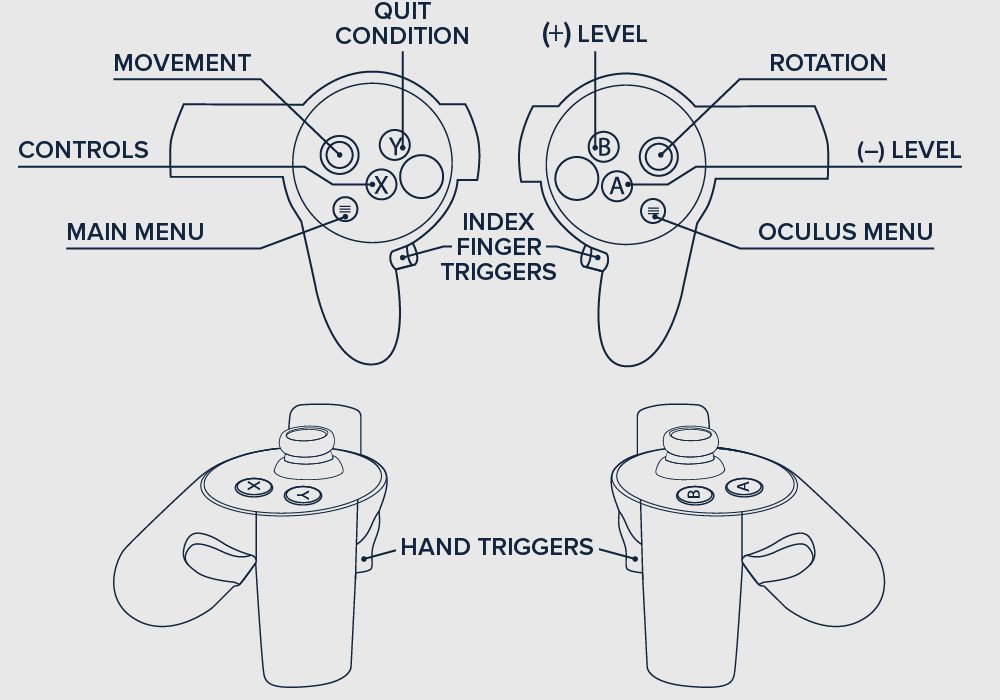
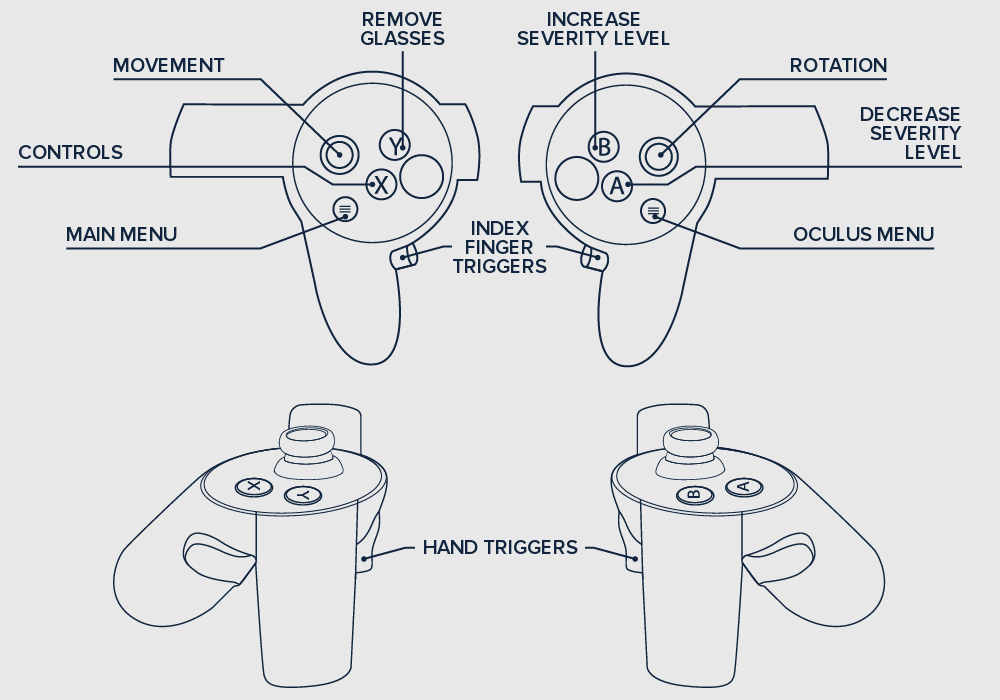
Two versions of the same layered image (1000px x 700px). Layer-by-layer changes:
renamed "(--) LEVEL" to "DECREASE ...", painted on it over left=858, top=107, right=962, bottom=163
renamed "(+) LEVEL" to "INCREASE ...", painted on it over left=517, top=12, right=670, bottom=48
painted on "INDEX ..." over left=441, top=213, right=556, bottom=280
painted on "HAND TRIGGERS" over left=402, top=538, right=593, bottom=555
renamed "QUIT ..." to "REMOVE ...", painted on it over left=336, top=2, right=468, bottom=45
painted on "OCULUS MENU" over left=759, top=223, right=934, bottom=241
painted on "ROTATION" over left=771, top=54, right=887, bottom=72
painted on "CONTROLS" over left=19, top=141, right=148, bottom=159
painted on "MAIN MENU" over left=67, top=223, right=203, bottom=241
painted on "MOVEMENT" over left=114, top=54, right=251, bottom=72
painted on "Layer #3" over left=396, top=538, right=599, bottom=555
